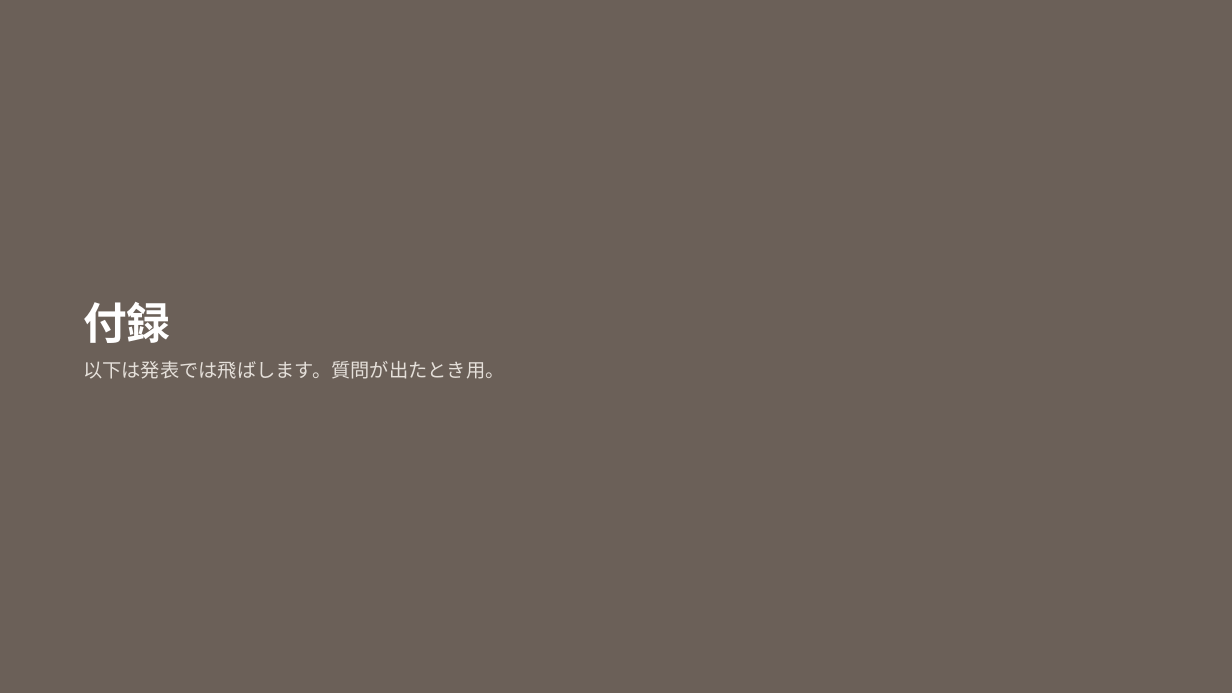
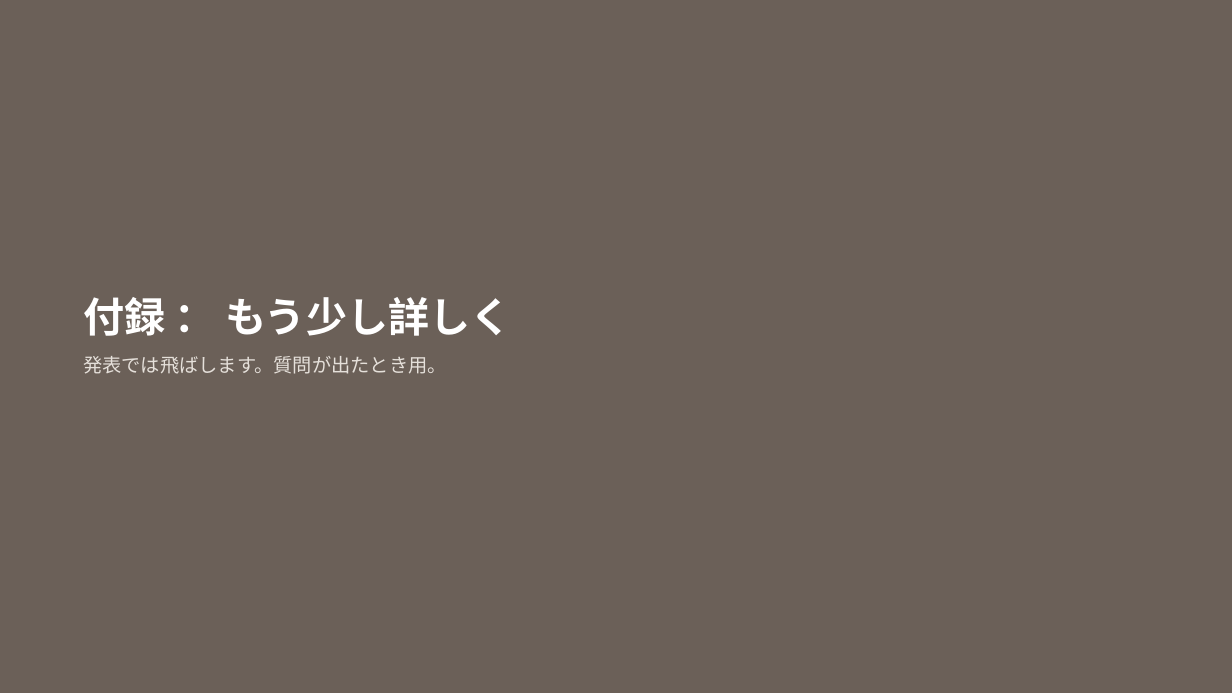
Before and after one commit to 20061111adg-debug/rag-workshop, a slide deck: slide 13 of docs/RAGとは.pptx (slide 8 before the commit). Drawn at 1232x693 pixels with LibreOffice and Linux fonts; fonts in the diff are those of the drawing. Boxes give left, top, right and bottom in pixels: in the first picture for what was removed or moved away, otherwise in the second. Text is boxed around its words. In the diff, an @@ line names an element or a change of style, - is before the commit and + after.

```diff
--- a/docs/RAGとは.pptx
+++ b/docs/RAGとは.pptx
@@ text at [83,297,512,374]: text changed @@
-付録
-以下は発表では飛ばします。質問が出たとき用。
+付録 ： もう少し詳しく
+発表では飛ばします。質問が出たとき用。
```
Also in this commit, not shown: 4 other slides changed, 11 slides added, 5 slides removed, 1 other file.
